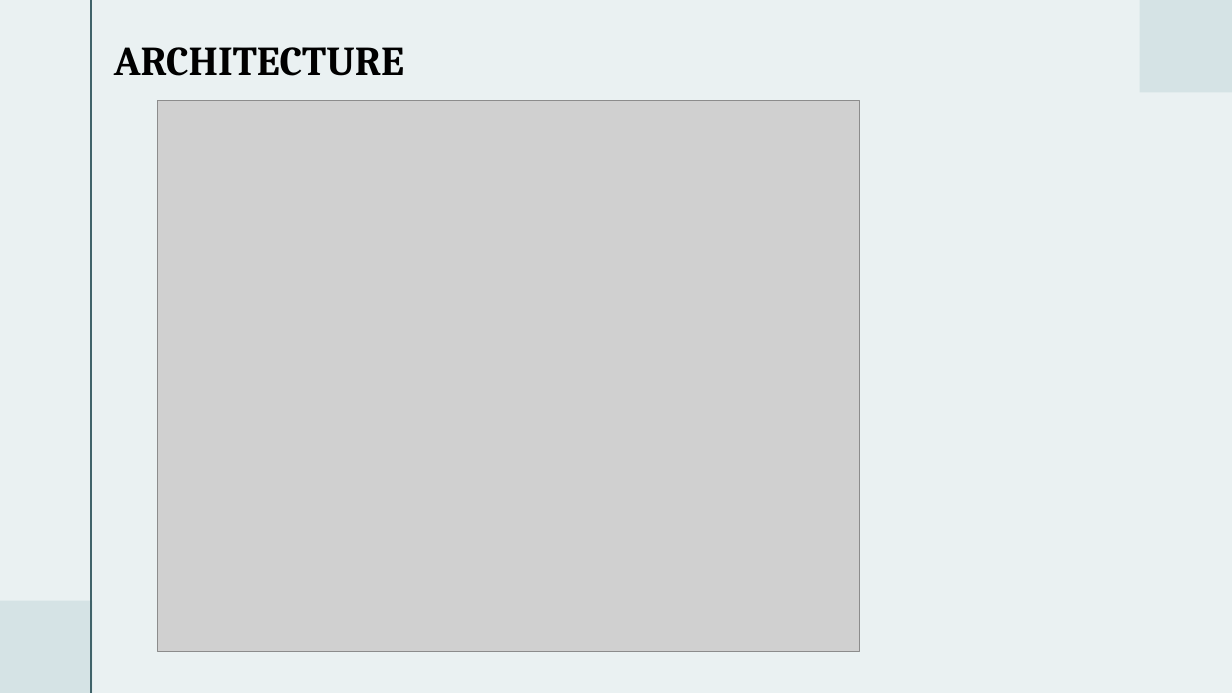
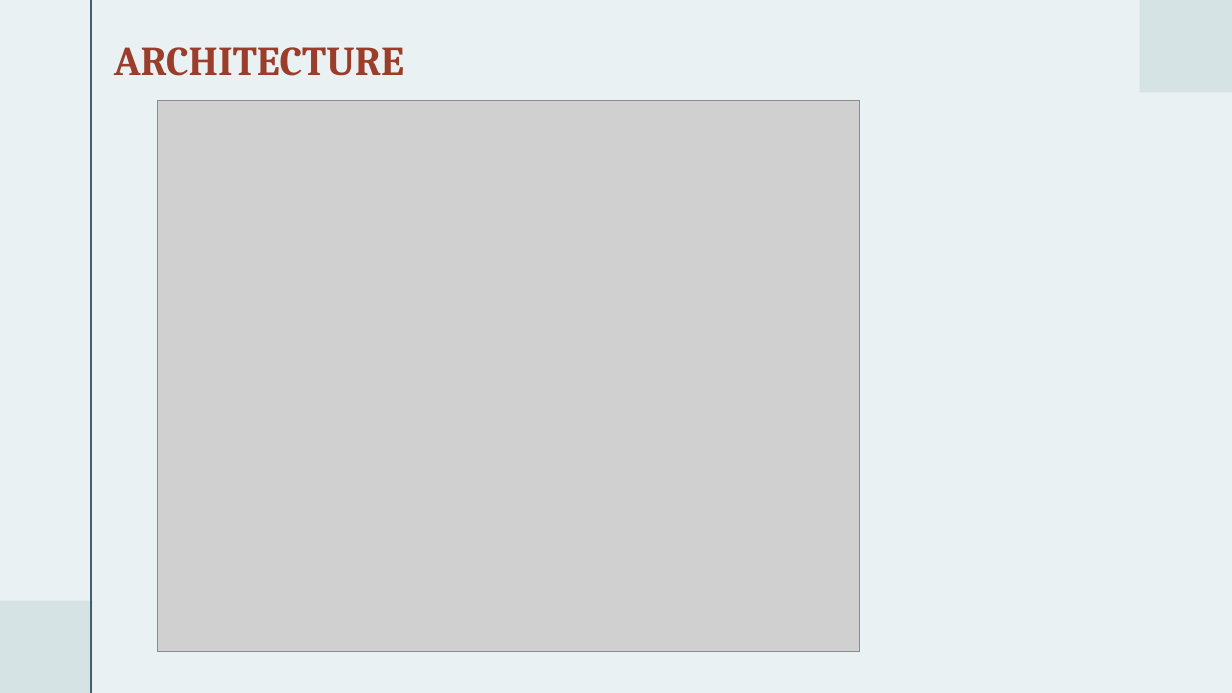
Before and after one commit to ChittaniSwathiTamuc/sel-react-webapp, a slide deck: slide 5 of SEL Presentation.pptx. Drawn at 1232x693 pixels with LibreOffice and Linux fonts; fonts in the diff are those of the drawing; grey boxes stand for pictures. Boxes give left, top, right and bottom in pixels: in the first picture for what was removed or moved away, otherwise in the second. Text is boxed around its words. In the diff, an @@ line names an element or a change of style, - is before the commit and + after.

```diff
--- a/SEL Presentation.pptx
+++ b/SEL Presentation.pptx
@@ title "ARCHITECTURE" at [114,47,404,76]: text colour #000000 to #9B3D2B @@
```
Also in this commit, not shown: 5 other slides changed, 2 slides removed.
